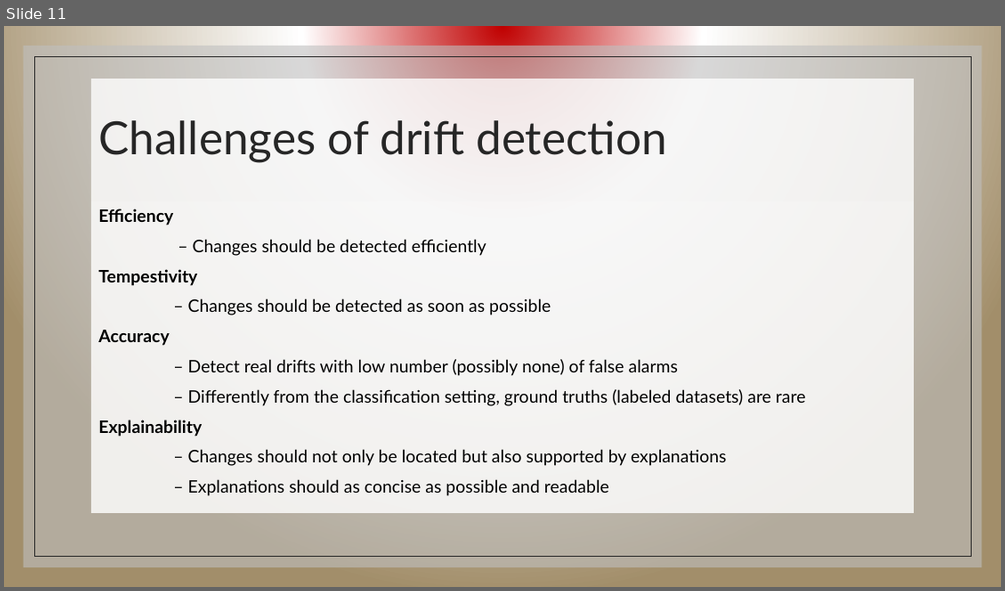
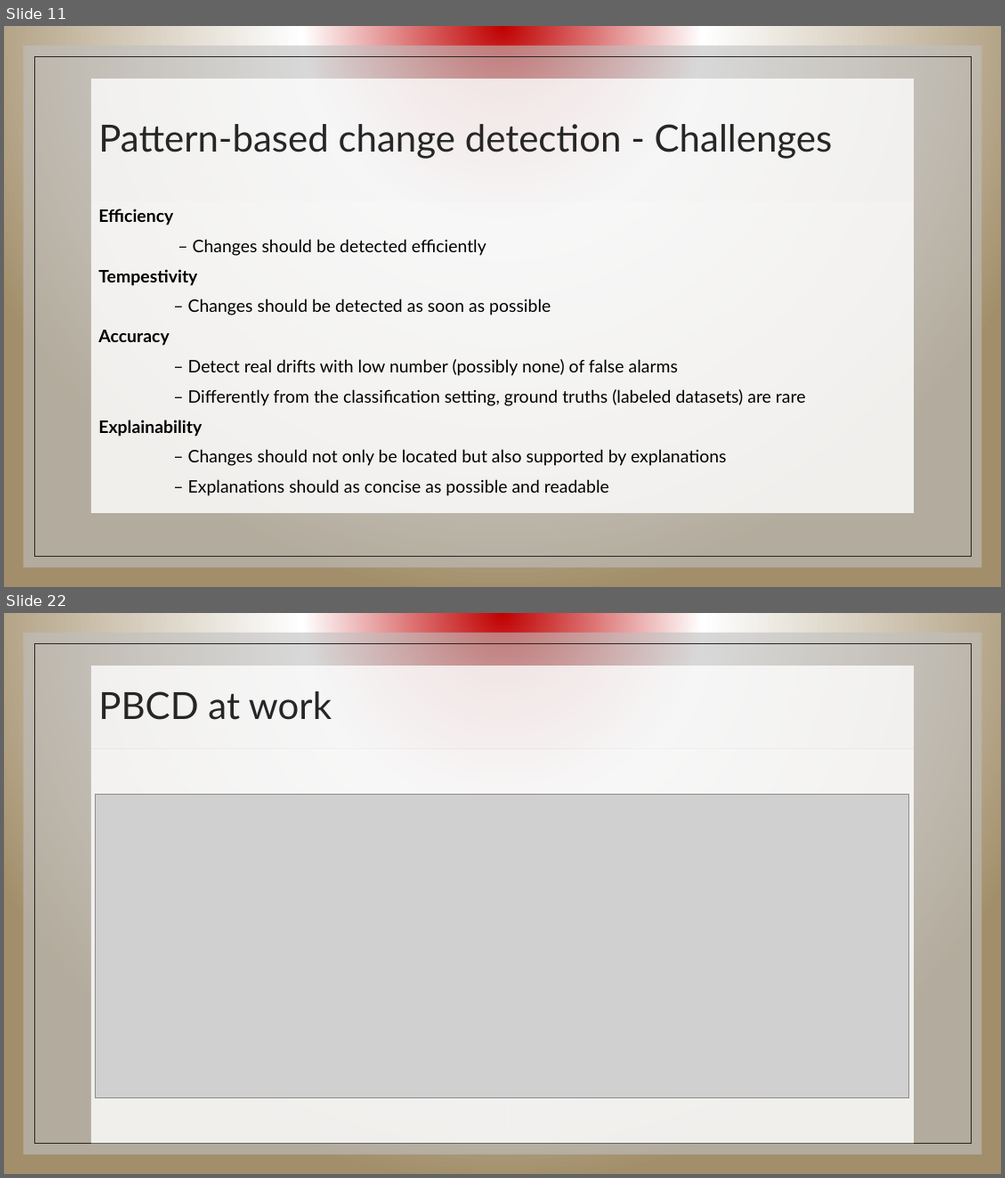
Before and after one commit to lorenzokyne/big-data-analytics-case-study, a slide deck: src/main/resources/BDA -Capocchiano Narracci case study.pptx. Shown one above the other, each under a label of ours: slide 11 before the commit, slides 11 and 22 after it; the slides between them are not shown. The pictures are 1005x591 and 1005x1178 pixels, drawn with LibreOffice and Linux fonts; fonts in the diff are those of the drawing; grey boxes stand for pictures; background and template pictures are left out. Boxes give left, top, right and bottom in pixels: in the first picture for what was removed or moved away, otherwise in the second. Text is boxed around its words. In the diff, an @@ line names an element or a change of style, - is before the commit and + after.

```diff
--- a/src/main/resources/BDA -Capocchiano Narracci case study.pptx
+++ b/src/main/resources/BDA -Capocchiano Narracci case study.pptx
@@ slide 22 added at (x1=4, y1=613, x2=1001, y2=1174), background picture (left out); not listed: 2 template elements that a slide beside it also shows @@
@@ title added at (x1=91, y1=666, x2=914, y2=748), fill #FFFFFF at 78% opacity, 36 pt, text #262626 @@
+PBCD at work
@@ rectangle added at (x1=91, y1=749, x2=508, y2=1143), fill #FFFFFF at 81% opacity @@
@@ rectangle added at (x1=508, y1=749, x2=914, y2=1143), fill #FFFFFF at 81% opacity @@
@@ picture added at (x1=96, y1=794, x2=909, y2=1098) @@
@@ slide 11 changed as well @@
@@ title at (x1=98, y1=124, x2=833, y2=159): text changed; size 44 to 36 pt @@
-Challenges of drift detection
+Pattern-based change detection - Challenges
```
Also in this commit, not shown: 5 other slides changed, 11 other slides added.
